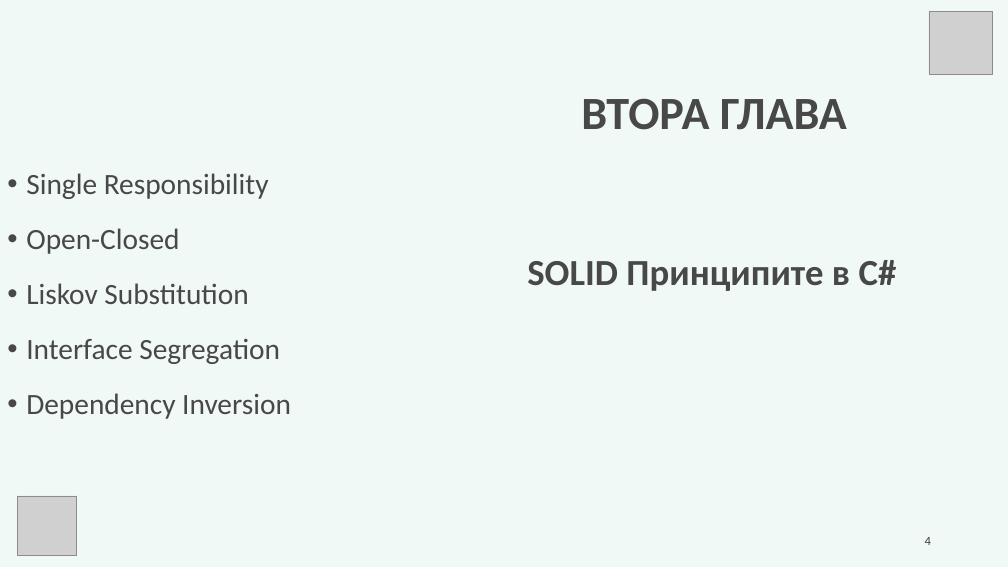
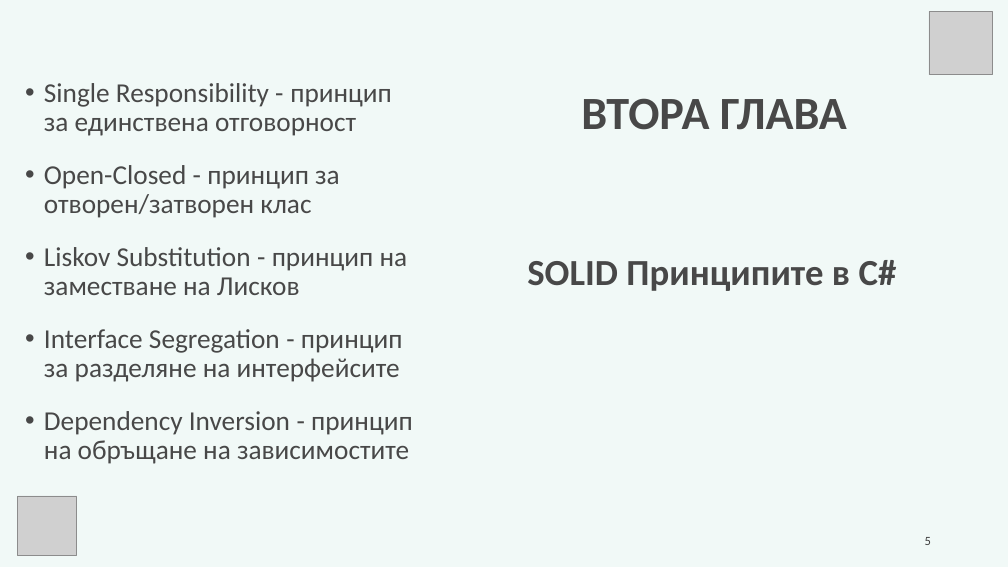
Before and after one commit to ItzJuliBG/Mini-Projects, a slide deck: slide 5 of ДП/Защита на дипломен проект.pptx (slide 4 before the commit). Drawn at 1008x567 pixels with LibreOffice and Linux fonts; fonts in the diff are those of the drawing; grey boxes stand for pictures; background and template pictures are left out. Boxes give left, top, right and bottom in pixels: in the first picture for what was removed or moved away, otherwise in the second. Text is boxed around its words. In the diff, an @@ line names an element or a change of style, - is before the commit and + after.

```diff
--- a/ДП/Защита на дипломен проект.pptx
+++ b/ДП/Защита на дипломен проект.pptx
@@ text at [44, 83, 413, 464]: text changed; size 28 to 26 pt @@
-• Single Responsibility
-• Open-Closed
-• Liskov Substitution
-• Interface Segregation
-• Dependency Inversion
+• Single Responsibility - принцип за единствена отговорност
+• Open-Closed - принцип за отворен/затворен клас
+• Liskov Substitution - принцип на заместване на Лисков
+• Interface Segregation - принцип за разделяне на интерфейсите
+• Dependency Inversion - принцип на обръщане на зависимостите
@@ page number at [925, 537, 931, 545]: text changed @@
-4
+5
```
Also in this commit, not shown: 1 other slide changed, 2 slides added, 1 other file.
